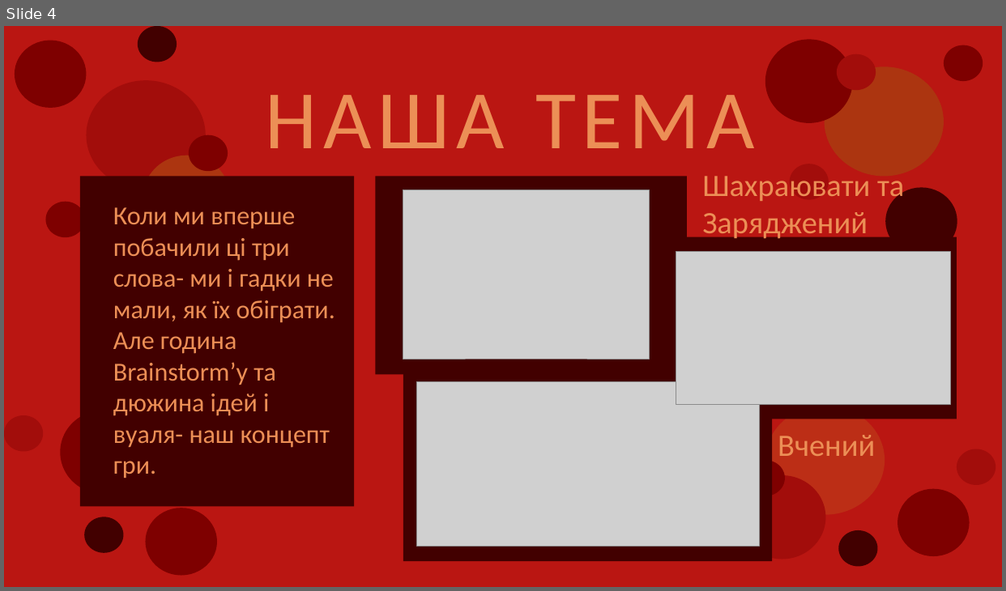
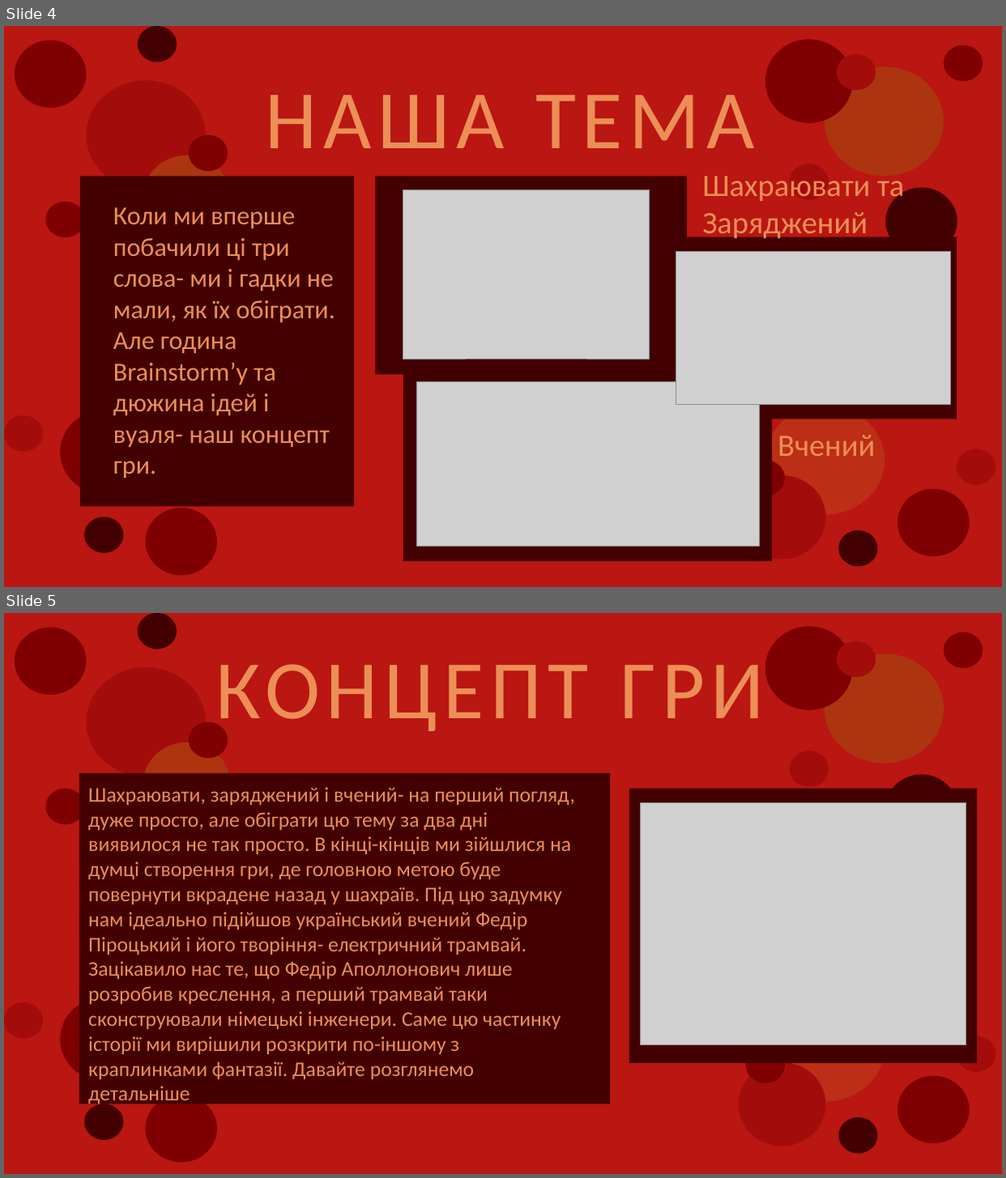
Before and after one commit to Sc0rpiOnUA/Hackathon-3.0, a slide deck: Сrackers&cookies.pptx. Shown one above the other, each under a label of ours: slide 4 before the commit, slides 4 and 5 after it. The pictures are 1006x591 and 1006x1178 pixels, drawn with LibreOffice and Linux fonts; fonts in the diff are those of the drawing; grey boxes stand for pictures. Boxes give left, top, right and bottom in pixels: in the first picture for what was removed or moved away, otherwise in the second. Text is boxed around its words. In the diff, an @@ line names an element or a change of style, - is before the commit and + after.

```diff
--- a/Сrackers&cookies.pptx
+++ b/Сrackers&cookies.pptx
@@ slide 5 added at bbox=[4, 613, 1002, 1174], background #BA1612 @@
@@ group added at bbox=[765, 627, 982, 842]: 6 ellipses @@
@@ text added at bbox=[216, 664, 764, 738], 80 pt, text #EC8F56 @@
+КОНЦЕПТ ГРИ
@@ group added at bbox=[15, 613, 231, 826]: 6 ellipses @@
@@ rectangle added at bbox=[79, 773, 611, 1104], fill #420000 @@
@@ text added at bbox=[88, 787, 575, 1106], 20 pt, text #EC8F56 @@
+Шахраювати, заряджений і вчений- на перший погляд, дуже просто, але обіграти цю тему за два дні виявилося не так просто. В кінці-кінців ми зійшлися на думці створення гри, де головною метою буде повернути вкрадене назад у шахраїв. Під цю задумку нам ідеально підійшов український вчений Федір Піроцький і його творіння- електричний трамвай. Зацікавило нас те, що Федір Аполлонович лише розробив креслення, а перший трамвай таки сконструювали німецькі інженери. Саме цю частинку історії ми вирішили розкрити по-іншому з краплинками фантазії. Давайте розглянемо детальніше
@@ rectangle added at bbox=[629, 789, 978, 1063], fill #420000 @@
@@ picture added at bbox=[641, 803, 967, 1045] @@
@@ group added at bbox=[4, 998, 217, 1162]: 4 ellipses @@
@@ group added at bbox=[739, 993, 996, 1153]: 6 ellipses @@
```
Also in this commit, not shown: 1 other slide added, 1 slide removed.
